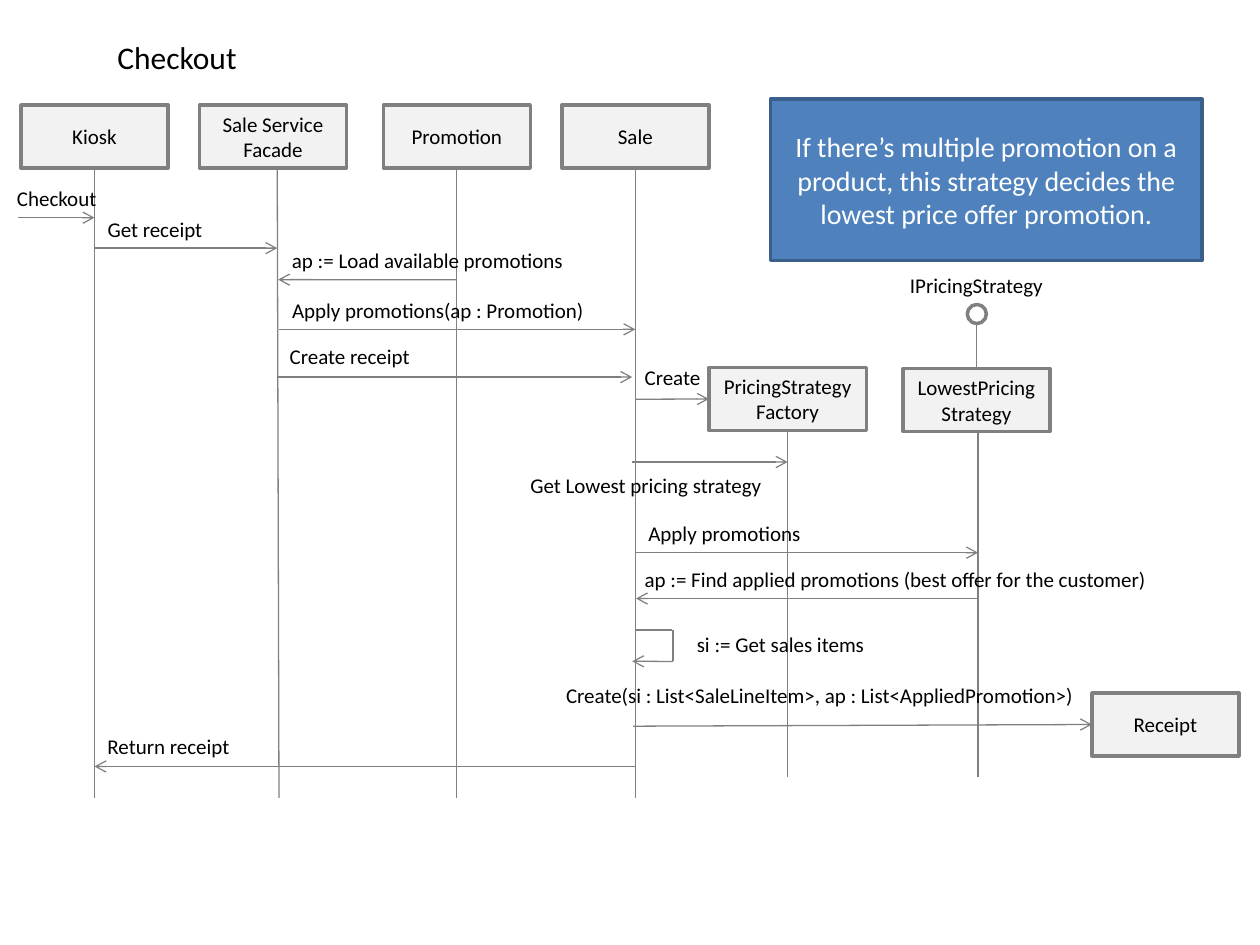
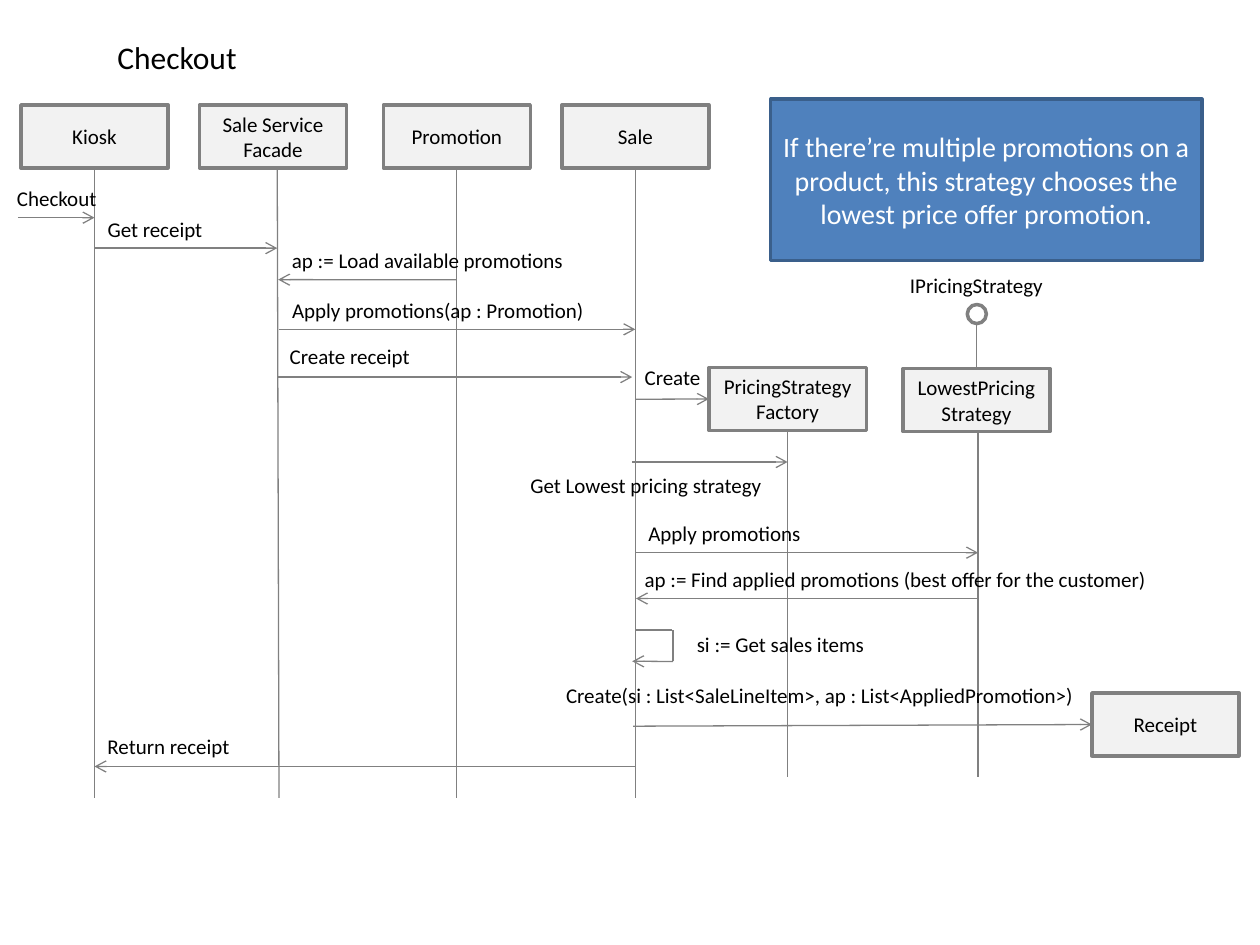
Before and after one commit to koalagon/groceryco, a slide deck: slide 3 of Domain Model.pptx. Drawn at 1260x945 pixels with LibreOffice and Linux fonts; fonts in the diff are those of the drawing. Boxes give left, top, right and bottom in pixels: in the first picture for what was removed or moved away, otherwise in the second. Text is boxed around its words. In the diff, an @@ line names an element or a change of style, - is before the commit and + after.

```diff
--- a/Domain Model.pptx
+++ b/Domain Model.pptx
@@ text in rectangle at bbox=[783, 137, 1189, 229]: text changed @@
-If there’s multiple promotion on a product, this strategy decides the lowest price offer promotion.
+If there’re multiple promotions on a product, this strategy chooses the lowest price offer promotion.
```
Also in this commit, not shown: 1 other slide changed.
